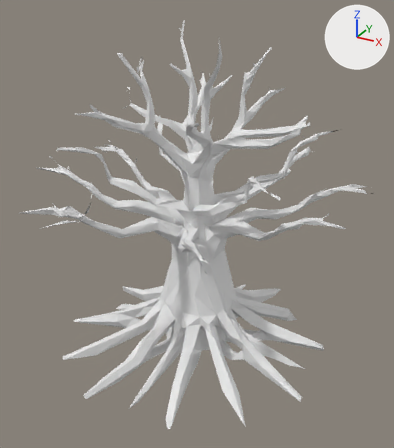
Before and after pictures for a commit that changed the glTF model art-direction/3d/assets/biome_library/wh-reachtree-a-pixelated.glb.
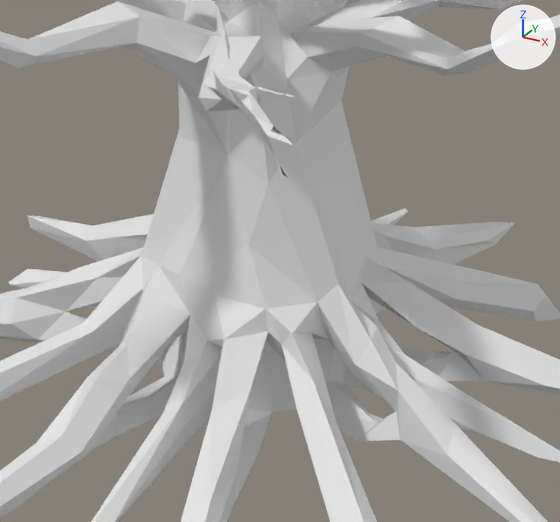
Each version appears first whole from a 50 mm camera at (1.168, -2.138, 0.867) aimed at (0.018, -0.047, -0.179), and next in a close-up on the part from 29% to 75% of the width and 48% to 86% of the height. Lighting does not change. The marker at upper right points along +X, +Y and +Z. The first two pictures are the older version. Vertices at exactly the same position are counted once.

Objects in the first close-up: 'geometry_0'.
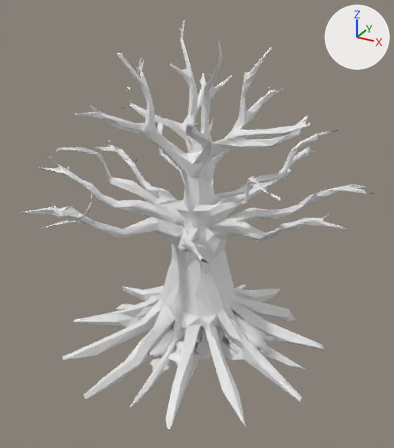
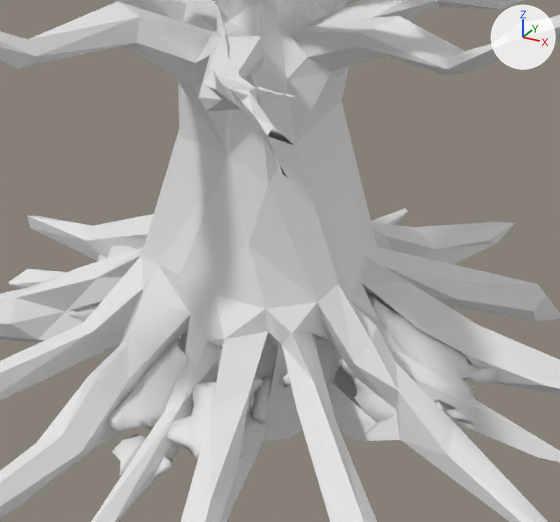
Scene script edits in JSON lines:
```json
{"block": "me_geometry_0", "where": "# used by ob_geometry_0; location = (0.0, 0.0, 0.0)"}
{"op": "remove", "block": "me_geometry_0", "code": "me_geometry_0.from_pydata(...)  # 1823 vertices, 3422 faces; spans x -0.78..0.78, y -0.74..0.73, z -0.86..0.71"}
{"op": "add", "block": "me_geometry_0", "code": "me_geometry_0.from_pydata(...)  # 3715 vertices, 7100 faces; spans x -0.78..0.78, y -0.74..0.73, z -0.86..0.71"}
{"block": "me_geometry_0", "change": "me_geometry_0 part 1: 1892 vertices added at x -0.42..0.41, y -0.4..0.42, z -0.86..-0.65"}
```

Pixel boxes [x1, y1, x2, y2] of what changed, in the close-ups (560 x 522 px):
```json
{"part": 1, "of": "me_geometry_0", "change": "added", "after": [66, 245, 497, 477]}
```
